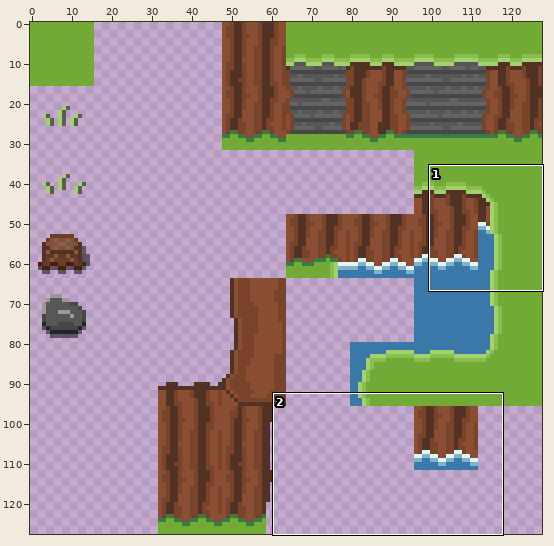
Edited in one commit: pixel-art file (Assets/Sprites/tileset.ase). Above, an overview of the earlier version with the close-up marked.
Close-up. As it was:
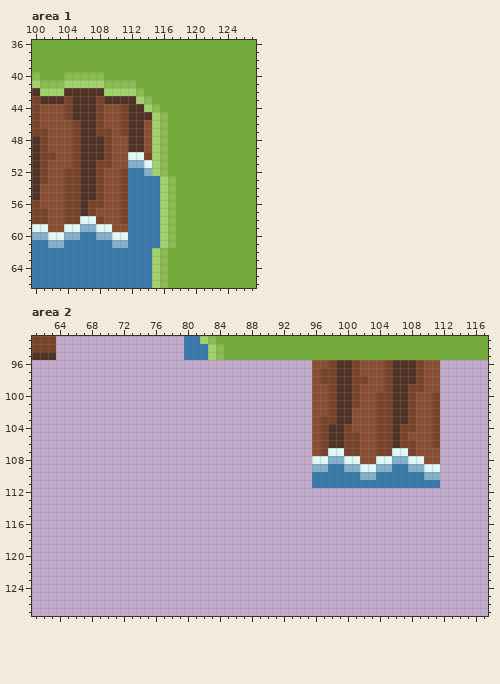
128x128 pixels, 1 frame. Colours within 5 levels of each other are drawn and written as one. Shown: area 1: x 100..127, y 36..66; area 2: x 61..117, y 93..127.
Once edited:
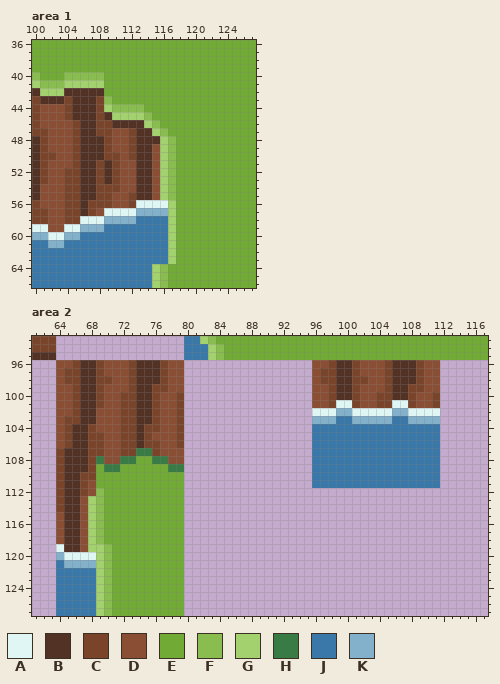
Palette (. is transparent): A #dff6f5  B #523225  C #7a442b  D #8a4e34  E #71aa34  F #89bd4f  G #a2d16d  H #397b44  J #3978a8  K #83b0ca
Diff:
Area 1:
y 41: x 109..112 FFFF -> EEEE
y 42: x 109..113 GGGGF -> EEEEE
y 43: x 109..114 BBBBGF -> FEEEEE
y 44: x 109..115 DDCBBGF -> GFFFFEE
y 45: x 109..116 DDCBBBGF -> BGGGGFEE
y 46: x 109..111 DDC -> CBB; x 114..116 DGF -> GFE
y 47: x 111..112 CB -> DC; x 114 D -> B
y 48: x 112 B -> C; x 114..117 DGFE -> BBGF
y 49: x 112 B -> C; x 114..117 DGFE -> BDGF
y 50: x 110 D -> C; x 112..117 AACGFE -> CBBDGF
y 51: x 109..110 CD -> BC; x 112..117 KKAGFE -> DBBDGF
y 52: x 109..117 DDCJJKGFE -> BCDDBBDGF
y 53: x 109..115 DDCJJJJ -> BCDDBBD
y 54: x 109..115 DDCJJJJ -> CCDDBBD
y 55: x 109 D -> C; x 111..115 CJJJJ -> DCBBD
y 56: x 109 D -> C; x 111..117 CJJJJGF -> DCAAAAG
y 57: x 109..117 DDCJJJJGF -> AAAAKKKKG
y 58: x 108..112 CDDCJ -> AKKKK; x 116..117 GF -> JG
y 59: x 108..111 AADD -> KJJJ; x 116..117 GF -> JG
y 60: x 108..111 KKAA -> JJJJ; x 116..117 GF -> JG
y 61: x 110..111 KK -> JJ; x 116..117 GF -> JG
y 62..63: x 115..117 GFE -> JJG
Area 2:
y 96: x 64..79 ................ -> DDCBBCDDDCBBBCDD
y 97: x 64..79 ................ -> DCCBBCDDDCBBBCDD
y 98: x 64..79 ................ -> DCCBBCCDDCBBBCDD
y 99: x 64..79 ................ -> DDCBBCDDDCBBCCDD
y 100: x 64..79 ................ -> DDCBBCDDCCBBCDDC
y 101: x 64..79 ................ -> DDCBBCDDCCBBCDDC; x 99..100 BB -> AA; x 106..107 BB -> AA
y 102: x 64..79 ................ -> DDCBBDDDCCBBCDDC; x 96..111 DDCBBDDDCCBBCDDC -> AAAKKAAAAAKKAAAA
y 103: x 64..79 ................ -> DCCBBDDDCCBBCDDC; x 96..111 DCCBBDDDCCBBCDDC -> KKKJJKKKKKJJKKKK
y 104: x 64..79 ................ -> DCBBCDDDCCBCCDDC; x 96..111 DCBBCDDDCCBCCDDC -> JJJJJJJJJJJJJJJJ
y 105: x 64..79 ................ -> DCBBCCDDCCBCDDDC; x 96..111 DCBBCCDDCCBCDDDC -> JJJJJJJJJJJJJJJJ
y 106: x 64..79 ................ -> DCBBCCDDCCBCCDDC; x 96..111 DCBBCCDDCCBCCDDC -> JJJJJJJJJJJJJJJJ
y 107: x 64..79 ................ -> CBBBCCDDCCHHCDDD; x 96..111 DCAACCDDCCAACDDD -> JJJJJJJJJJJJJJJJ
y 108: x 64..79 ................ -> CBBBCHDDHHEEHHDD; x 96..111 AAKKAADDAAKKAADD -> JJJJJJJJJJJJJJJJ
y 109: x 64..79 ................ -> CBBBCEHHEEEEEEHH; x 96..97 KK -> JJ; x 100..105 KKAAKK -> JJJJJJ; x 108..111 KKAA -> JJJJ
y 110: x 64..79 ................ -> CBBCCEEEEEEEEEEE; x 102..103 KK -> JJ; x 110..111 KK -> JJ
y 111: x 64..79 ................ -> CBBCDEEEEEEEEEEE
y 112: x 64..79 ................ -> CBBCDFEEEEEEEEEE
y 113..114: x 64..79 ................ -> CBBDGFEEEEEEEEEE
y 115..118: x 64..79 ................ -> DBBDGFEEEEEEEEEE
y 119: x 64..79 ................ -> ABBDGGFEEEEEEEEE
y 120: x 64..79 ................ -> KAAAAGFEEEEEEEEE
y 121: x 64..79 ................ -> JKKKKGFEEEEEEEEE
y 122..127: x 64..79 ................ -> JJJJJGFEEEEEEEEE
Pixel boxes of the changes (left, top, right, bottom) in both close-ups:
changed: (96, 80, 176, 264)
added: (56, 360, 184, 616)
changed: (312, 400, 440, 480)
